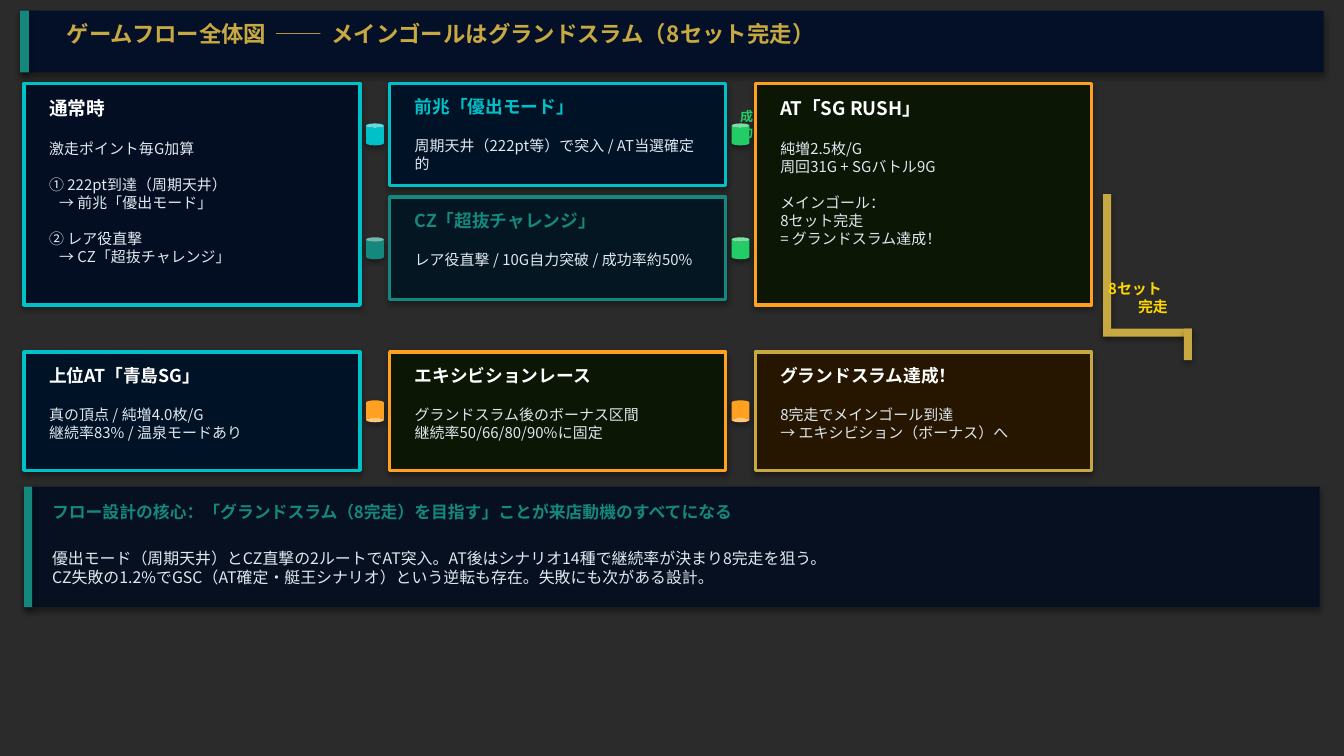
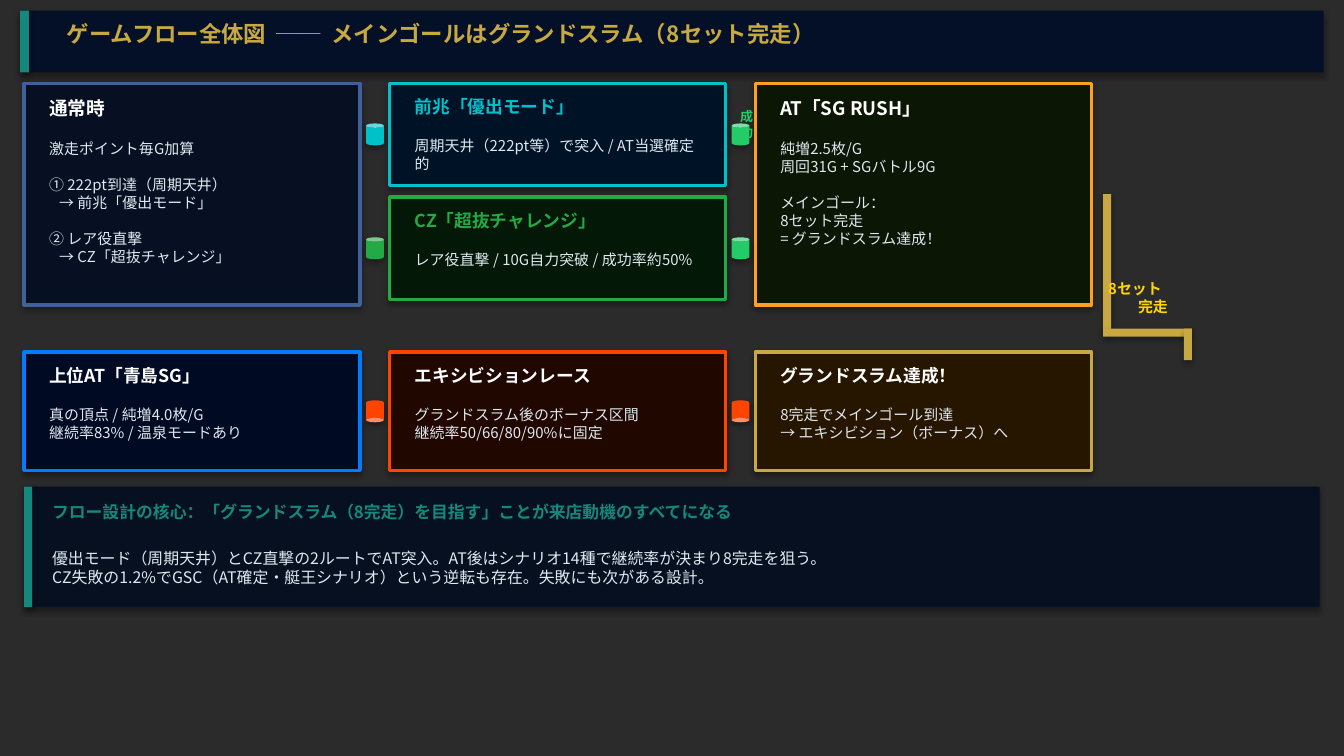
Before and after one commit to hkadoya-eng/slocri, a slide deck: slide 2 of proposals/機種分析/モンキーターンV/monkeyturn_guide_v2.pptx. Drawn at 1344x756 pixels with LibreOffice and Linux fonts; fonts in the diff are those of the drawing; background and template pictures are left out; a plain dark background stands for a picture behind light text. Boxes give left, top, right and bottom in pixels: in the first picture for what was removed or moved away, otherwise in the second. Text is boxed around its words. In the diff, an @@ line names an element or a change of style, - is before the commit and + after.

```diff
--- a/proposals/機種分析/モンキーターンV/monkeyturn_guide_v2.pptx
+++ b/proposals/機種分析/モンキーターンV/monkeyturn_guide_v2.pptx
@@ rectangle at (24, 83, 360, 305): fill #040E22 to #061022; outline #00C0C8 1.8 pt to #40609A 1.8 pt @@
@@ rectangle at (390, 198, 726, 300): fill #041622 to #041808; outline #14887C 1.8 pt to #22AA44 1.8 pt @@
@@ text "CZ「超抜チャレンジ」" at (415, 212, 596, 229): text colour #14887C to #22AA44 @@
@@ cylinder at (366, 238, 383, 259): fill #14887C to #22AA44 @@
@@ rectangle at (24, 352, 360, 470): fill #001226 to #000A22; outline #00C0C8 1.8 pt to #007AFF 1.8 pt @@
@@ rectangle at (390, 352, 726, 470): fill #0C1604 to #200800; outline #FFA020 1.8 pt to #FF4400 1.8 pt @@
@@ cylinder at (366, 401, 383, 422): fill #FFA020 to #FF4400 @@
@@ cylinder at (731, 401, 749, 422): fill #FFA020 to #FF4400 @@
```
Also in this commit, not shown: 3 other slides changed, 1 other file.
